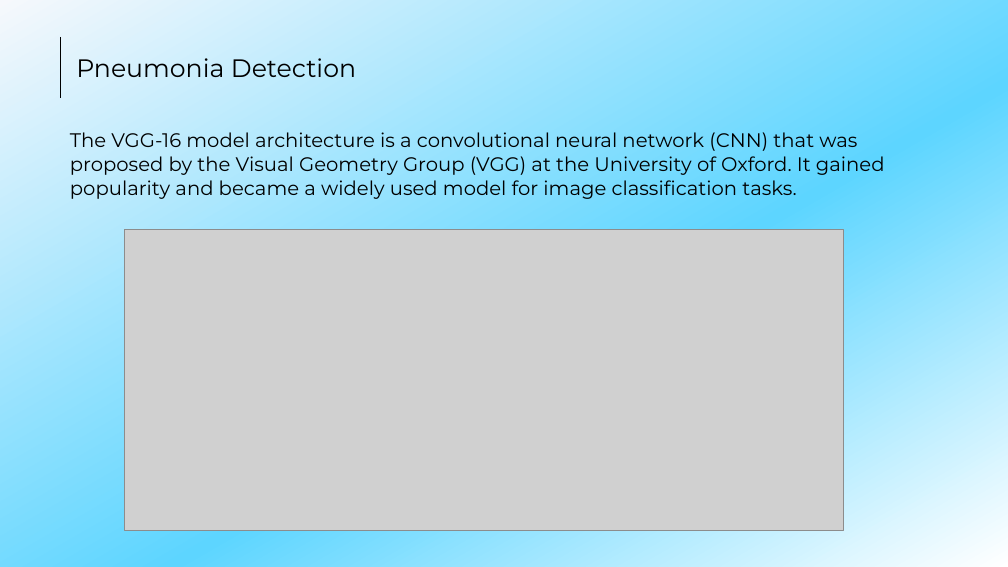
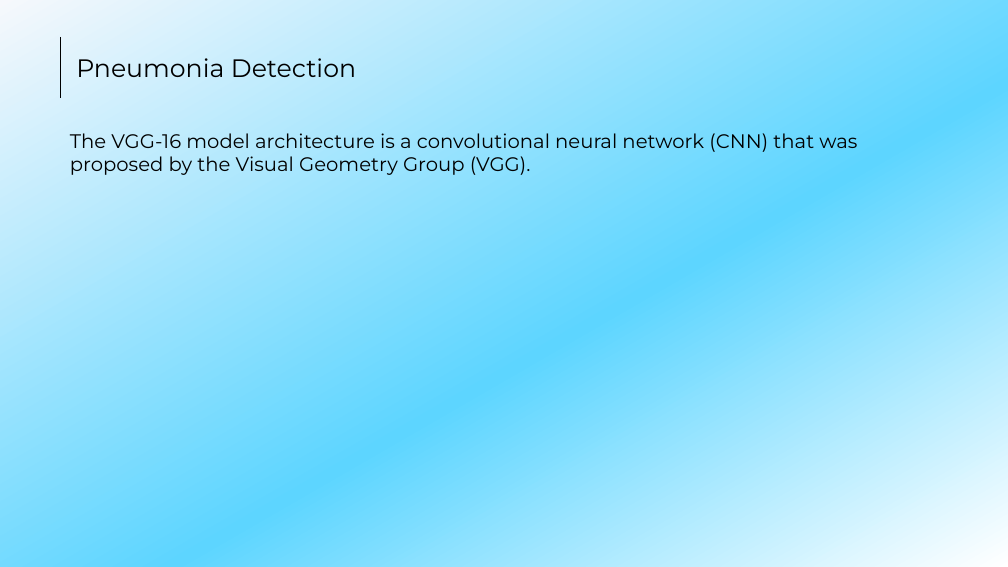
Before and after one commit to MediBooki/Documetion-files, a slide deck: slide 16 of Presentation/Presentation.pptx (slide 15 before the commit). Drawn at 1008x567 pixels with LibreOffice and Linux fonts; fonts in the diff are those of the drawing; grey boxes stand for pictures. Boxes give left, top, right and bottom in pixels: in the first picture for what was removed or moved away, otherwise in the second. Text is boxed around its words. In the diff, an @@ line names an element or a change of style, - is before the commit and + after.

```diff
--- a/Presentation/Presentation.pptx
+++ b/Presentation/Presentation.pptx
@@ text at box(70, 133, 857, 175): text changed @@
-The VGG-16 model architecture is a convolutional neural network (CNN) that was proposed by the Visual Geometry Group (VGG) at the University of Oxford. It gained popularity and became a widely used model for image classification tasks.
+The VGG-16 model architecture is a convolutional neural network (CNN) that was proposed by the Visual Geometry Group (VGG).
@@ picture removed at box(125, 230, 845, 530) @@
```
Also in this commit, not shown: 3 other slides changed, 1 slide added, 2 other files.
